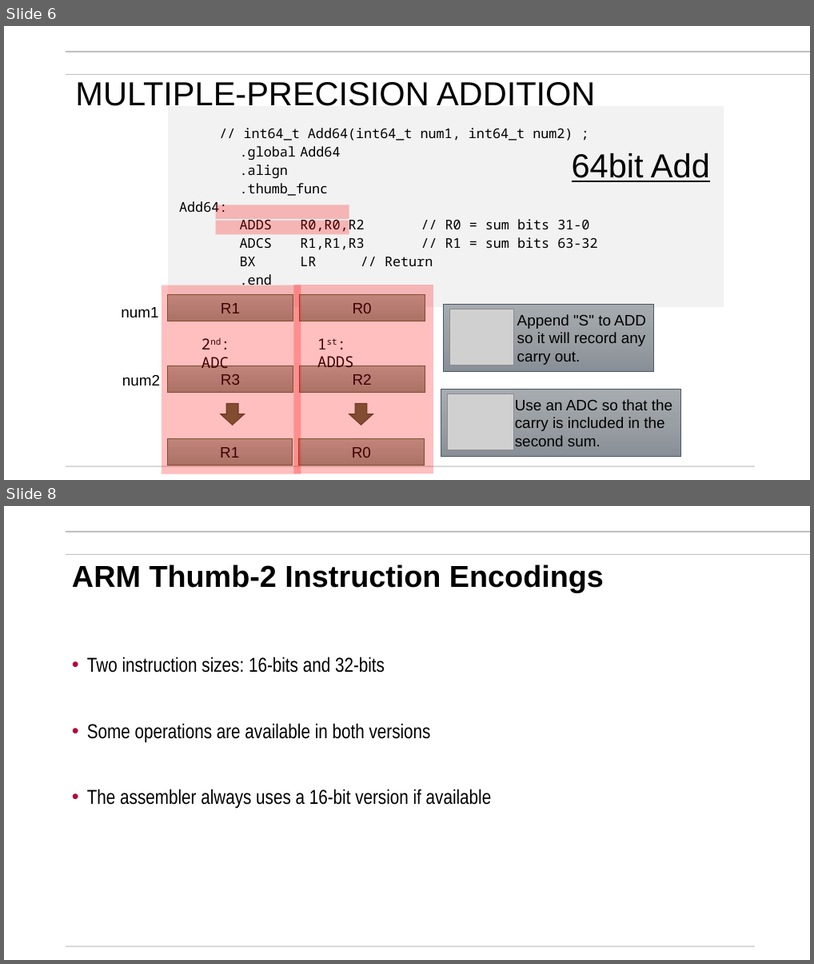
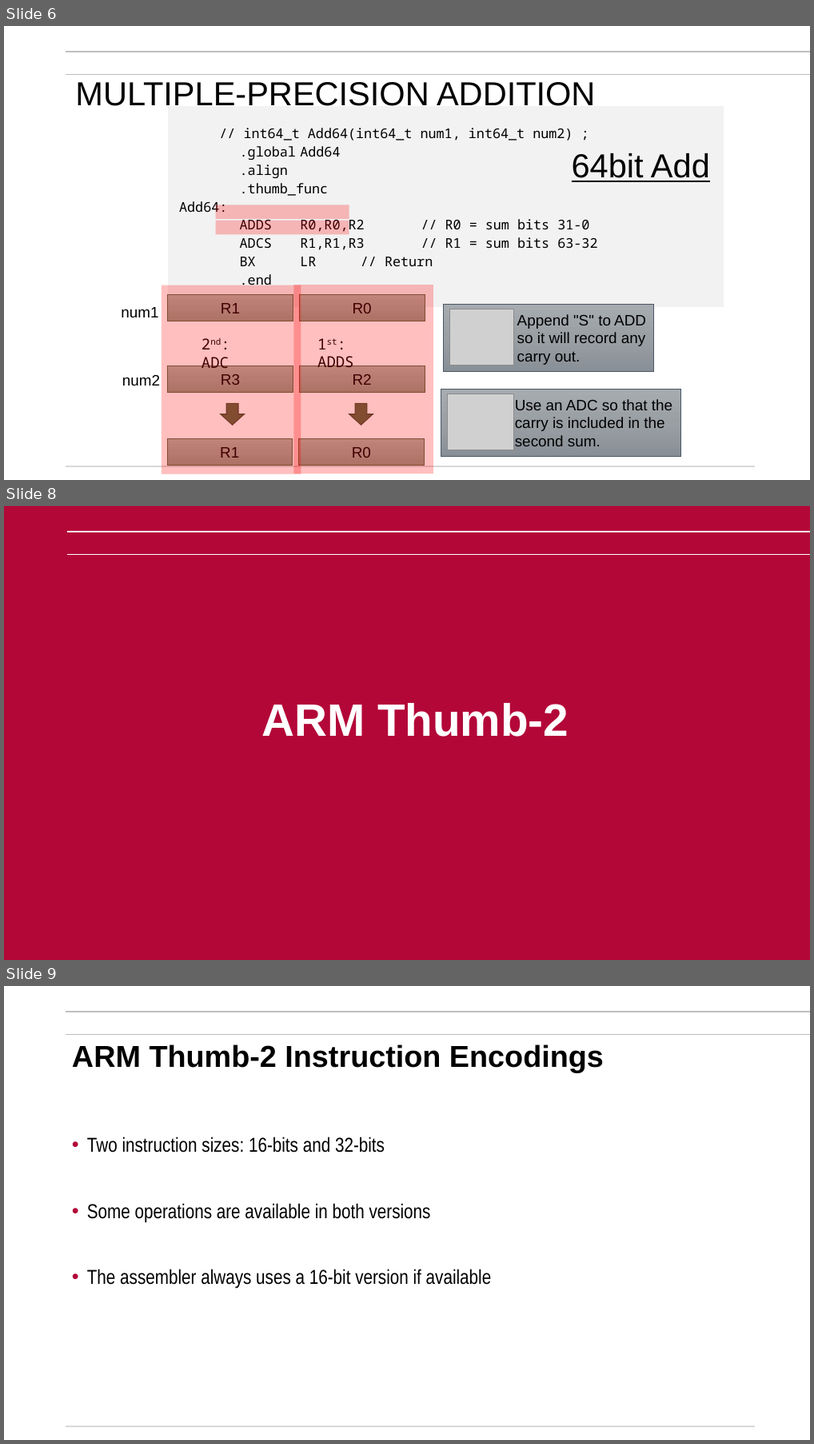
Before and after one commit to mikegrace2/CSEN20-Fall2026-Course-Website, a slide deck: Week04_IntegerArithmetic/Ch05_Integer Arithmetic_V4.pptx. Shown one above the other, each under a label of ours: slides 6 and 8 before the commit, slides 6, 8 and 9 after it; the slides between them are not shown. The pictures are 814x964 and 814x1444 pixels, drawn with LibreOffice and Linux fonts; fonts in the diff are those of the drawing; grey boxes stand for pictures; background and template pictures are left out. Boxes give left, top, right and bottom in pixels: in the first picture for what was removed or moved away, otherwise in the second. Text is boxed around its words. In the diff, an @@ line names an element or a change of style, - is before the commit and + after.

```diff
--- a/Week04_IntegerArithmetic/Ch05_Integer Arithmetic_V4.pptx
+++ b/Week04_IntegerArithmetic/Ch05_Integer Arithmetic_V4.pptx
@@ slide 8 added at [4,506,810,960], background #B30738 @@
@@ line added from (67, 532) to (810, 532), #FFFFFF 1.5 pt @@
@@ line added from (67, 554) to (810, 554), #FFFFFF 1.5 pt @@
@@ title added at [262,703,569,736], 54 pt, text #FFFFFF, bold @@
+ARM Thumb-2
@@ what was slide 8 is now slide 9 @@
```
Also in this commit, not shown: 5 slides changed, 1 other file.
